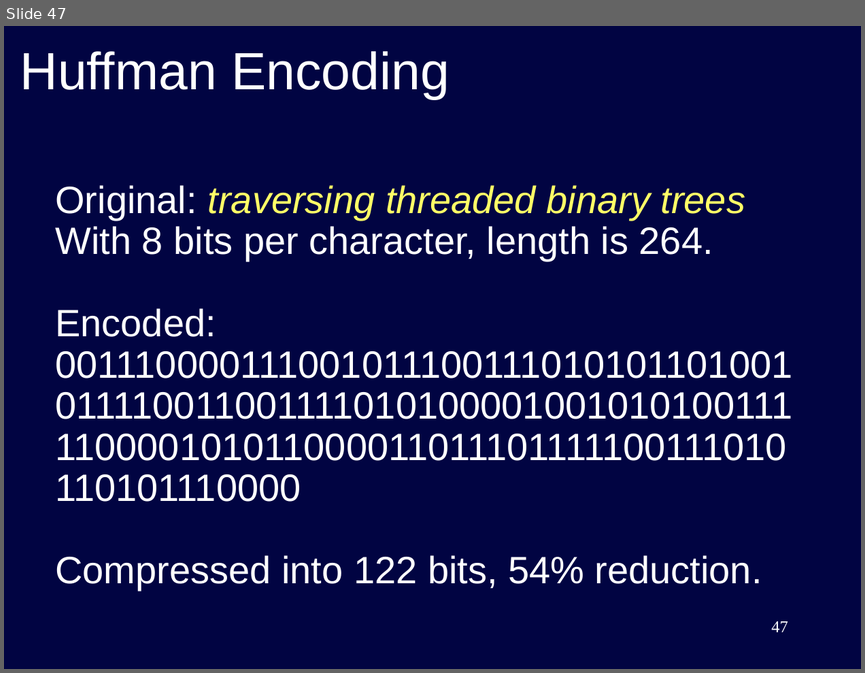
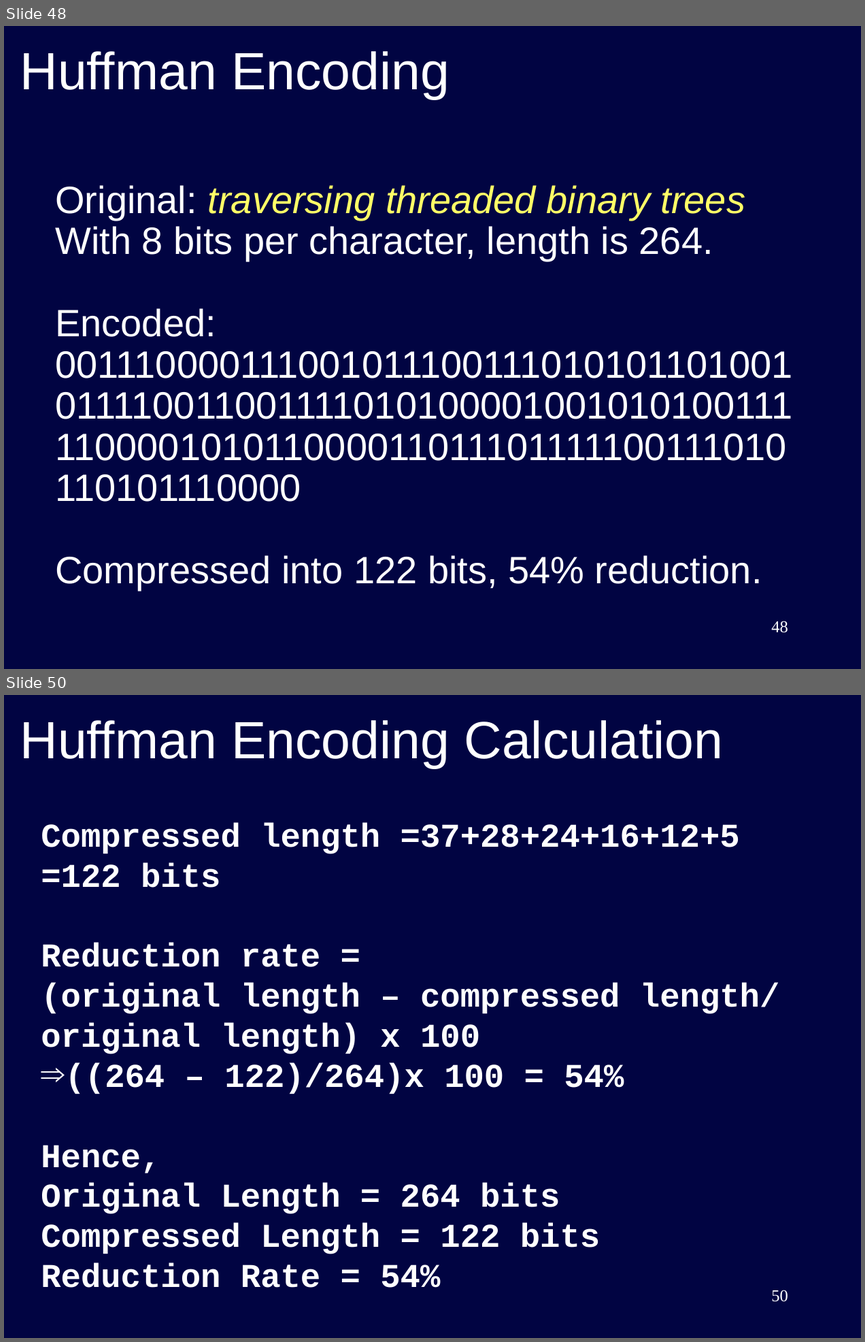
Before and after one commit to bamboat3/ds, a slide deck: lec25.ppt. Shown one above the other, each under a label of ours: slide 47 before the commit, slides 48 and 50 after it; the slides between them are not shown. The pictures are 865x673 and 865x1342 pixels, drawn with LibreOffice and Linux fonts; fonts in the diff are those of the drawing. Boxes give left, top, right and bottom in pixels: in the first picture for what was removed or moved away, otherwise in the second. Text is boxed around its words. In the diff, an @@ line names an element or a change of style, - is before the commit and + after.

```diff
--- a/lec25.ppt
+++ b/lec25.ppt
@@ slide 50 added at bbox=[4, 695, 861, 1338], background #010442 @@
@@ title added at bbox=[20, 720, 723, 768], 44 pt, text #FFFFFF @@
+Huffman Encoding Calculation
@@ text added at bbox=[41, 823, 780, 1287], 28 pt, text #FFFFFF, bold @@
+Compressed length =37+28+24+16+12+5 =122 bits
+Reduction rate =
+(original length – compressed length/ original length) x 100
+⇒ ((264 – 122)/264)x 100 = 54%
+Hence,
+Original Length = 264 bits
+Compressed Length = 122 bits
+Reduction Rate = 54%
@@ page number added at bbox=[771, 1289, 788, 1302], 14 pt, text #FFFFFF @@
+50
@@ what was slide 47 is now slide 48 @@
@@ page number at bbox=[771, 620, 788, 633]: text changed @@
-47
+48
```
Also in this commit, not shown: 1 slide changed, 2 other slides added, 4 other files.
